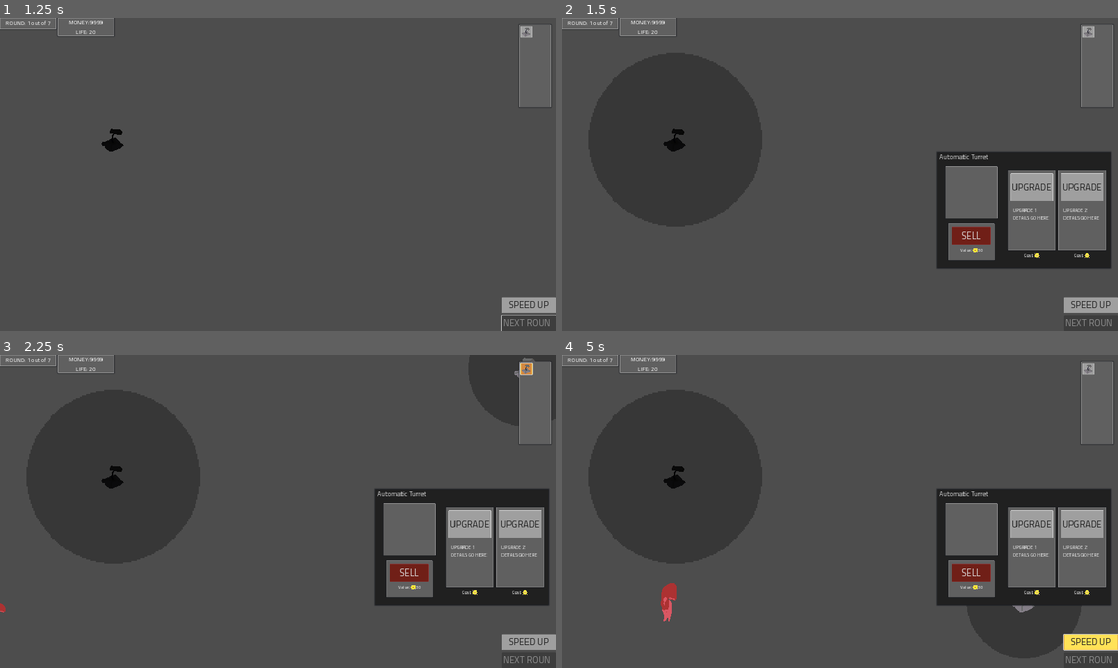
Above: before the commit, frames 1-4 (two rows, left to right).
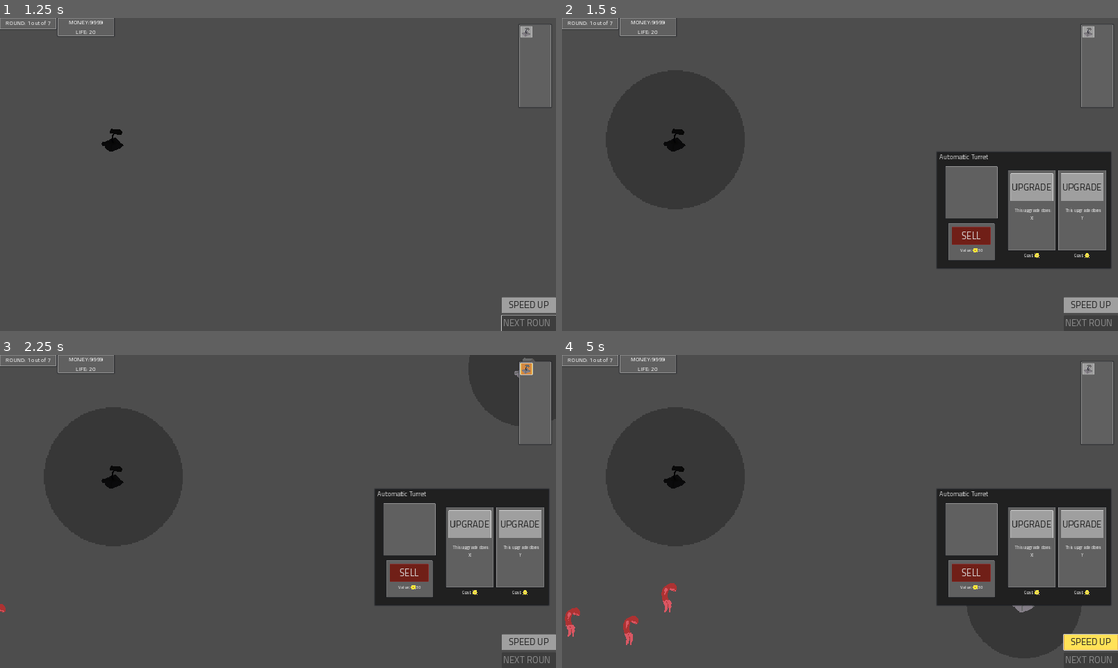
Above: after the commit, the same moments.

Repository: MindVisceral/BoneTD
Game: Godot game, scene res://Levels/Level1/Level1.tscn
The game is run twice, just before and just after one commit, with the same random seed, the same clock (stepped at 60 frames per second) and the same inputs. This scene is started directly instead of the project's main scene. The engine's default icon, where the game draws it, is replaced by a stand-in: a white triangle on a blue panel in a dark square.
Inputs (mouse positions are in pixels of both pictures, inside the frame that each line leads up to):
- Up to frame 1 (1.25 s): click "NEXT ROUND" at 0.5 s
- Up to frame 2 (1.5 s): click (673, 140) at 1.25 s
- Up to frame 3 (2.25 s): click (528, 367) at 2 s
- Up to frame 4 (5 s): click "SPEED UP" at 2.75 s; click (1023, 492) at 3.5 s; click (1023, 602) at 4.25 s

Frame 1 is identical in both runs. In frame 2, 0.2% of the frame differs, in the area x 81-97%, y 60-65%; in frame 3, 0.2%; in frame 4, 0.6%, in the area x 0-97%, y 60-93%.

Commit message:
Moved Tower Details text to each Tower's script

Diff:
--- a/Entities/Towers/BaseTower/BaseTower.gd
+++ b/Entities/Towers/BaseTower/BaseTower.gd
@@ -10,12 +10,27 @@
 
 @export_group("Editor-only")
 
-## How is this Tower named in-game? This name will show up in UI.
+## What is this Tower named in-game? This name will show up in UI.
 @export var ingame_name: String = "":
 	set(w_name):
 		if w_name != ingame_name:
 			ingame_name = w_name
 			update_configuration_warnings()
+
+
+
+
+## What does this Tower do, especially when compared to its weaker counterpart (if its an Upgrade)?
+## This will show up in the Upgrade/SelectedTowerMenu.
+@export_multiline var tower_details: String = "":
+	set(w_details):
+		if w_details != tower_details:
+			tower_details = w_details
+			update_configuration_warnings()
+
+
+
+
 
 ## Reference to the level's TowerHandler, the parent of this child Tower.
 ## This is an @export-ed variable (for when a Tower is placed by the level author),
@@ -26,6 +41,9 @@
 			tower_handler = w_handler
 			update_configuration_warnings()
 
+
+
+
 ## This Button is visible in-editor, but invisible in-game (we just remove its Normal texture)
 @export var tower_selection_button: TextureButton
 
@@ -88,17 +106,8 @@
 ## When this Tower is upgraded, it will be replaced by this "upgrade_1" Tower
 @export var upgrade_1: PackedScene
 
-## This String with a large TextEdit widget contains information about this Tower Upgrade 1.
-## Information written in this text field will be displayed on the shared SelectedTower Menu.
-@export_multiline var upgrade_1_details: String = "UPGRADE 1 DETAILS GO HERE"
-
-
 ## When this Tower is upgraded, it will be replaced by this "upgrade_2" Tower
 @export var upgrade_2: PackedScene
-
-## This String with a large TextEdit widget contains information about this Tower Upgrade 1.
-## Information written in this text field will be displayed on the shared SelectedTower Menu.
-@export_multiline var upgrade_2_details: String = "UPGRADE 2 DETAILS GO HERE"
 
 
 ###-------------------------------------------------------------------------###
@@ -146,6 +155,11 @@
 
 	if ingame_name == "":
 		warnings.append("This Tower does not have its in-game name set!")
+
+
+	if tower_details == "":
+		warnings.append("This Tower does not have its details/description set!")
+
 
 	if tower_handler == null:
 		warnings.append("TowerHandler must be selected as an @export-ed variable
--- a/Entities/Towers/GunTurret/GunTurret.tscn
+++ b/Entities/Towers/GunTurret/GunTurret.tscn
@@ -24,9 +24,7 @@
 shot_delay = 1.2
 tower_base_cost = 15
 upgrade_1 = ExtResource("2_v6uwq")
-upgrade_1_details = "This Turret now shoots in bursts of 3 individual shots."
 upgrade_2 = ExtResource("5_mj44r")
-upgrade_2_details = "Very large detection radius, very slow shooting speed, high damage."
 
 [node name="TowerRangeVisuals" parent="." index="0"]
 scale = Vector2(0.78125, 0.78125)
--- a/Entities/Towers/GunTurret/Upgrades/AutoGunTurret.tscn
+++ b/Entities/Towers/GunTurret/Upgrades/AutoGunTurret.tscn
@@ -12,7 +12,7 @@
 hit_effect = ExtResource("2_qwuio")
 
 [sub_resource type="CircleShape2D" id="CircleShape2D_538pf"]
-radius = 75.0
+radius = 60.0
 
 [sub_resource type="CircleShape2D" id="CircleShape2D_q7c7d"]
 radius = 12.0
@@ -22,13 +22,14 @@
 HeatDissipationTimer = NodePath("HeatDissipationTimer")
 heat_gain_per_shot = 2.0
 time_until_heat_dissipation = 0.7
-heat_lost_per_second = 20.0
+time_until_cooled_down = 5.0
 damage_data = SubResource("Resource_ognmq")
 ingame_name = "Automatic Turret"
+tower_details = "Slightly higer range, fires continuously until it overheats."
 tower_base_cost = 35
 
 [node name="TowerRangeVisuals" parent="." index="0"]
-scale = Vector2(1.17188, 1.17188)
+scale = Vector2(0.9375, 0.9375)
 
 [node name="Collider" parent="TowerRange" index="0"]
 shape = SubResource("CircleShape2D_538pf")
--- a/Entities/Towers/GunTurret/Upgrades/BurstGunTurret.tscn
+++ b/Entities/Towers/GunTurret/Upgrades/BurstGunTurret.tscn
@@ -24,10 +24,10 @@
 shot_interval = 0.08
 damage_data = SubResource("Resource_qebpy")
 ingame_name = "Burst Gun Turret"
+tower_details = "This Turret shoots in bursts of 3 individual shots."
 shot_delay = 2.0
 tower_base_cost = 10
 upgrade_1 = ExtResource("5_phndn")
-upgrade_1_details = "Fires constantly until it overheats."
 
 [node name="TowerRangeVisuals" parent="." index="0"]
 scale = Vector2(0.78125, 0.78125)
--- a/Entities/Towers/GunTurret/Upgrades/SniperGunTurret.tscn
+++ b/Entities/Towers/GunTurret/Upgrades/SniperGunTurret.tscn
@@ -19,6 +19,7 @@
 [node name="SniperGunTurret" instance=ExtResource("1_ab1dw")]
 damage_data = SubResource("Resource_gn6jj")
 ingame_name = "Sniper Turret"
+tower_details = "Very large detection radius, very slow shooting speed, high damage."
 shot_delay = 5.0
 tower_base_cost = 13
 
--- a/Levels/Level1/Level1.tscn
+++ b/Levels/Level1/Level1.tscn
@@ -11,13 +11,6 @@
 [ext_resource type="PackedScene" uid="uid://cbxbdiftunnt3" path="res://Entities/Towers/GunTurret/Upgrades/AutoGunTurret.tscn" id="8_fvu8a"]
 [ext_resource type="PackedScene" uid="uid://b5dp0gcijhisy" path="res://UI/DraggableMenu/DraggableMenu.tscn" id="8_gw4ds"]
 
-[sub_resource type="Resource" id="Resource_8200r"]
-script = ExtResource("3_33haa")
-enemy_scene = ExtResource("4_o55tc")
-number_of_enemies = 50
-enemy_spawn_interval = 0.01
-time_until_next_enemies = 1.0
-
 [sub_resource type="Resource" id="Resource_0sdhy"]
 script = ExtResource("3_33haa")
 enemy_scene = ExtResource("4_o55tc")
@@ -65,6 +58,13 @@
 enemy_scene = ExtResource("4_o55tc")
 number_of_enemies = 30
 enemy_spawn_interval = 1.5
+time_until_next_enemies = 1.0
+
+[sub_resource type="Resource" id="Resource_8200r"]
+script = ExtResource("3_33haa")
+enemy_scene = ExtResource("4_o55tc")
+number_of_enemies = 50
+enemy_spawn_interval = 0.01
 time_until_next_enemies = 1.0
 
 [sub_resource type="Curve2D" id="Curve2D_ja27w"]
@@ -95,26 +95,26 @@
 path_reference = NodePath("../MovementPath")
 nextRound_button = NodePath("../GUI/TemporaryGUI/next_round_button")
 
+[node name="Round1" parent="RoundHandler" instance=ExtResource("3_gmuuh")]
+enemy_resources = Array[ExtResource("3_33haa")]([SubResource("Resource_0sdhy")])
+
+[node name="Round2" parent="RoundHandler" instance=ExtResource("3_gmuuh")]
+enemy_resources = Array[ExtResource("3_33haa")]([SubResource("Resource_yt1sj")])
+
+[node name="Round3" parent="RoundHandler" instance=ExtResource("3_gmuuh")]
+enemy_resources = Array[ExtResource("3_33haa")]([SubResource("Resource_nfqgi")])
+
+[node name="Round4" parent="RoundHandler" instance=ExtResource("3_gmuuh")]
+enemy_resources = Array[ExtResource("3_33haa")]([SubResource("Resource_natag")])
+
+[node name="Round5" parent="RoundHandler" instance=ExtResource("3_gmuuh")]
+enemy_resources = Array[ExtResource("3_33haa")]([SubResource("Resource_2hv01"), SubResource("Resource_1tywi")])
+
+[node name="Round6" parent="RoundHandler" instance=ExtResource("3_gmuuh")]
+enemy_resources = Array[ExtResource("3_33haa")]([SubResource("Resource_getvg")])
+
 [node name="Round7" parent="RoundHandler" instance=ExtResource("3_gmuuh")]
 enemy_resources = Array[ExtResource("3_33haa")]([SubResource("Resource_8200r")])
-
-[node name="Round1" parent="RoundHandler" instance=ExtResource("3_gmuuh")]
-enemy_resources = Array[ExtResource("3_33haa")]([SubResource("Resource_0sdhy")])
-
-[node name="Round2" parent="RoundHandler" instance=ExtResource("3_gmuuh")]
-enemy_resources = Array[ExtResource("3_33haa")]([SubResource("Resource_yt1sj")])
-
-[node name="Round3" parent="RoundHandler" instance=ExtResource("3_gmuuh")]
-enemy_resources = Array[ExtResource("3_33haa")]([SubResource("Resource_nfqgi")])
-
-[node name="Round4" parent="RoundHandler" instance=ExtResource("3_gmuuh")]
-enemy_resources = Array[ExtResource("3_33haa")]([SubResource("Resource_natag")])
-
-[node name="Round5" parent="RoundHandler" instance=ExtResource("3_gmuuh")]
-enemy_resources = Array[ExtResource("3_33haa")]([SubResource("Resource_2hv01"), SubResource("Resource_1tywi")])
-
-[node name="Round6" parent="RoundHandler" instance=ExtResource("3_gmuuh")]
-enemy_resources = Array[ExtResource("3_33haa")]([SubResource("Resource_getvg")])
 
 [node name="Deselector" type="Button" parent="."]
 anchors_preset = 15
@@ -140,7 +140,6 @@
 
 [node name="AutoGunTower" parent="TowerHandler" node_paths=PackedStringArray("tower_handler") instance=ExtResource("8_fvu8a")]
 position = Vector2(98, 105)
-time_until_cooled_down = 5.0
 tower_handler = NodePath("..")
 
 [node name="MovementPath" type="Path2D" parent="."]
--- a/Levels/TowerHandler.gd
+++ b/Levels/TowerHandler.gd
@@ -183,11 +183,7 @@
 
 
 	## Update the description of Upgrades 1 and 2 - what do they do?
-	## This information is found in HERE: where?
-	%Upgrade1DetailsLabel.text = selected_tower_ref.upgrade_1_details
-	%Upgrade2DetailsLabel.text = selected_tower_ref.upgrade_2_details
-
-
+	## and
 	## Update the Upgrade cost of Upgrades 1 and 2 - how much do they cost?
 	## HERE: We instantiate those upgrade Towers, but that's incredibly inefficient.
 	## HERE: Hopefully this won't have much impact on performance.
@@ -197,6 +193,9 @@
 		var temp_upgrade_1_instance: BaseTower = selected_tower_ref.upgrade_1.instantiate()
 		%Upgrade1CostLabel.text = "[center]Cost: [img]res://placeholder_2.png[/img]" + \
 			str(temp_upgrade_1_instance.tower_base_cost)
+
+		%Upgrade1DetailsLabel.text = temp_upgrade_1_instance.tower_details
+
 		temp_upgrade_1_instance = null
 	else:
 		%Upgrade1CostLabel.text = "[center]Cost: [img]res://placeholder_2.png[/img]"
@@ -205,6 +204,9 @@
 		var temp_upgrade_2_instance: BaseTower = selected_tower_ref.upgrade_2.instantiate()
 		%Upgrade2CostLabel.text = "[center]Cost: [img]res://placeholder_2.png[/img]" + \
 			str(temp_upgrade_2_instance.tower_base_cost)
+
+		%Upgrade2DetailsLabel.text = temp_upgrade_2_instance.tower_details
+
 		temp_upgrade_2_instance = null
 	else:
 		%Upgrade2CostLabel.text = "[center]Cost: [img]res://placeholder_2.png[/img]"
